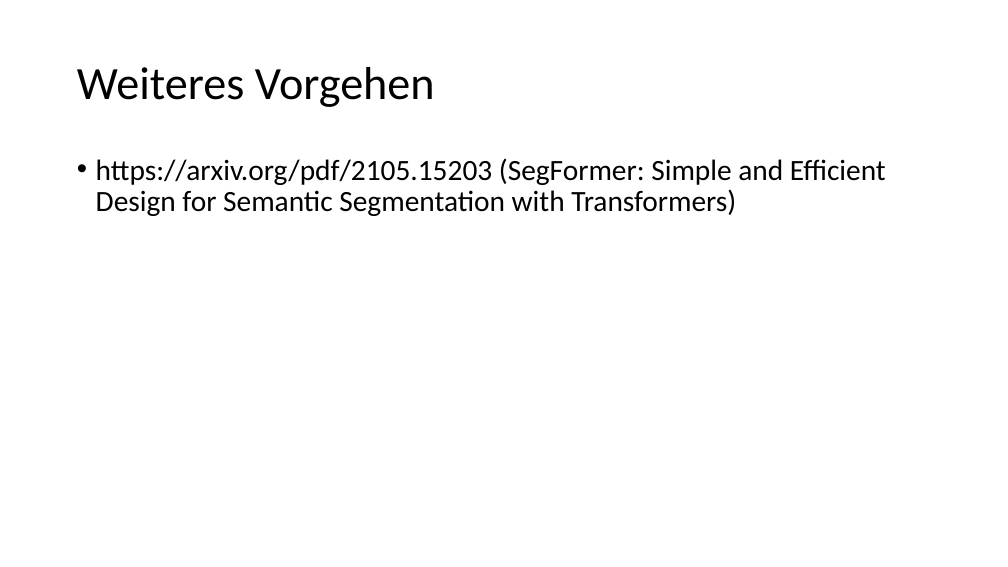
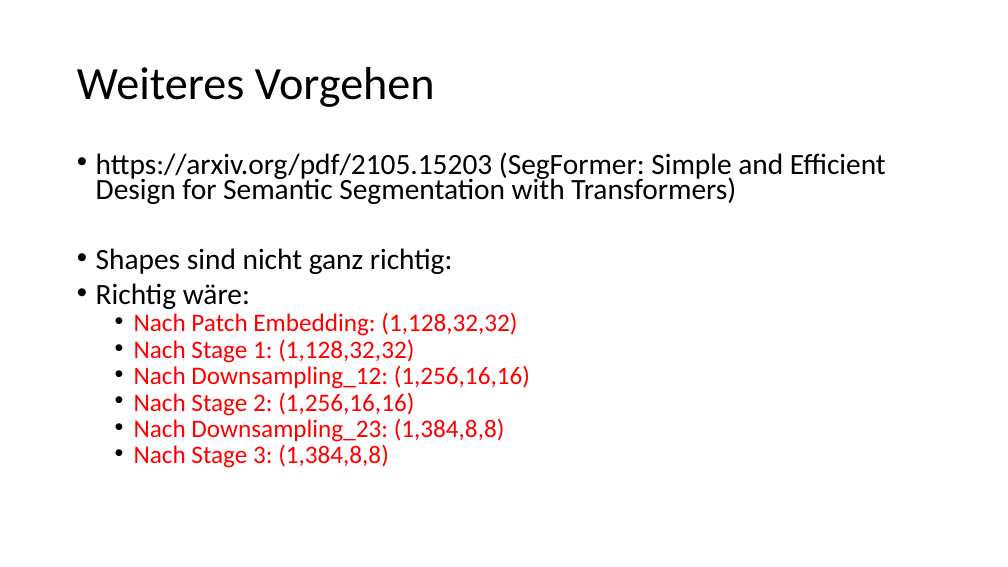
Before and after one commit to CGD16/PDF_Exchanger, a slide deck: slide 16 of SHVIT/PowerPoint/SHViT zerlegt.odp. Drawn at 1008x567 pixels with LibreOffice and Linux fonts; fonts in the diff are those of the drawing. Boxes give left, top, right and bottom in pixels: in the first picture for what was removed or moved away, otherwise in the second. Text is boxed around its words. In the diff, an @@ line names an element or a change of style, - is before the commit and + after.

Commit message:
Shapes sind nicht ganz richtig

```diff
--- a/SHVIT/PowerPoint/SHViT zerlegt.odp
+++ b/SHVIT/PowerPoint/SHViT zerlegt.odp
@@ text at (x1=96, y1=152, x2=886, y2=204): line spacing 0.9 to 0.7 @@
@@ text at (x1=96, y1=248, x2=530, y2=468): paragraphs added @@
+• Shapes sind nicht ganz richtig:
+• Richtig wäre:
+  • Nach Patch Embedding: (1,128,32,32)
+  • Nach Stage 1: (1,128,32,32)
+  • Nach Downsampling_12: (1,256,16,16)
+  • Nach Stage 2: (1,256,16,16)
+  • Nach Downsampling_23: (1,384,8,8)
+  • Nach Stage 3: (1,384,8,8)
```
Also in this commit, not shown: 4 other slides changed, 4 slides added.
